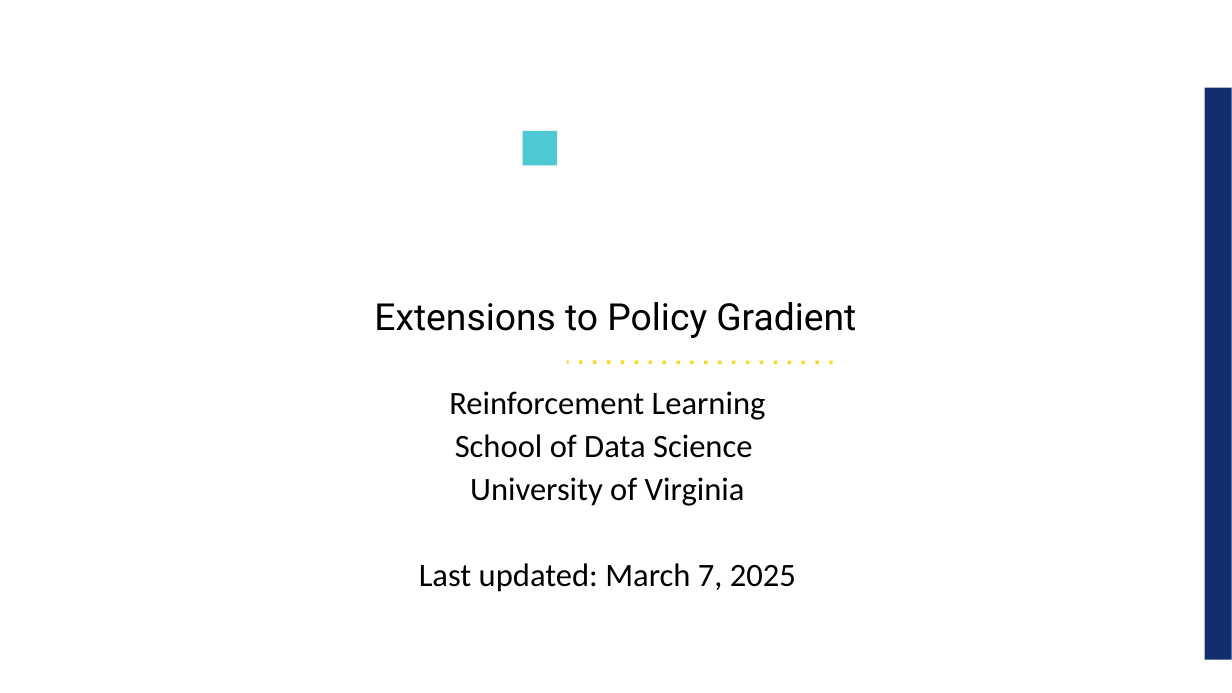
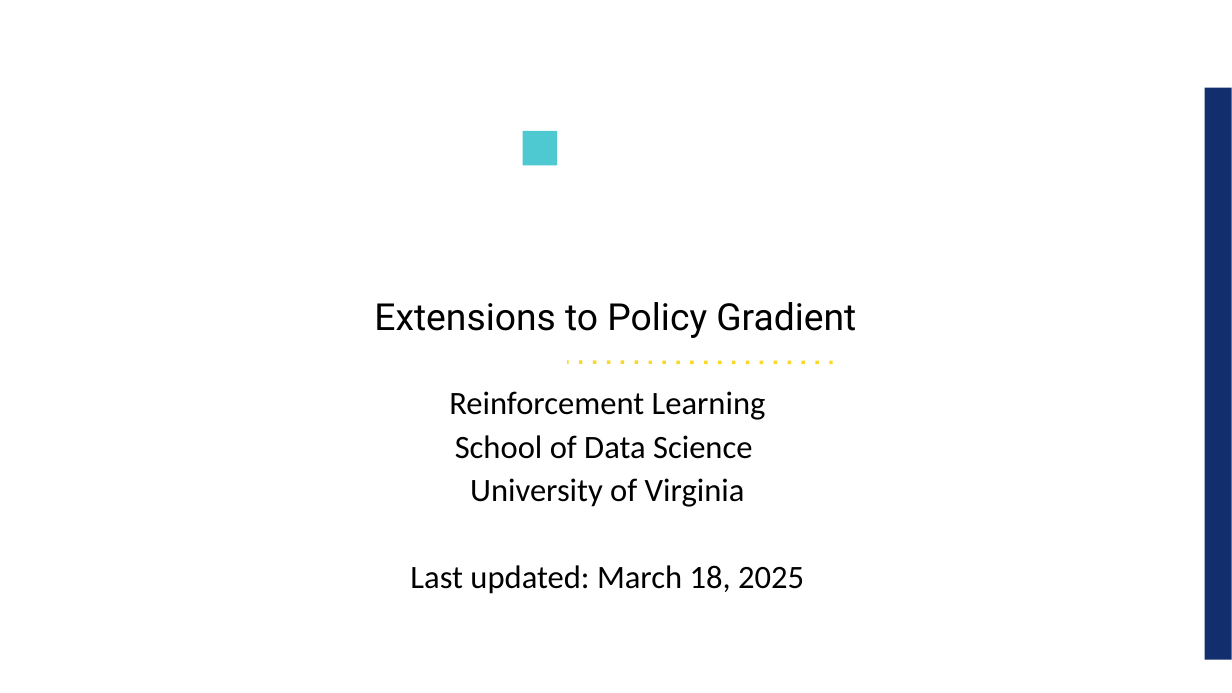
Before and after one commit to UVADS/reinforcement_learning, a slide deck: slide 1 of 08_policy_gradients_extensions/policy_gradients_extensions.ppt. Drawn at 1232x693 pixels with LibreOffice and Linux fonts; fonts in the diff are those of the drawing; background and template pictures are left out. Boxes give left, top, right and bottom in pixels: in the first picture for what was removed or moved away, otherwise in the second. Text is boxed around its words. In the diff, an @@ line names an element or a change of style, - is before the commit and + after.

```diff
--- a/08_policy_gradients_extensions/policy_gradients_extensions.ppt
+++ b/08_policy_gradients_extensions/policy_gradients_extensions.ppt
@@ text at [410, 565, 804, 594]: text changed @@
-Last updated: March 7, 2025
+Last updated: March 18, 2025
```
Also in this commit, not shown: 1 slide added.
